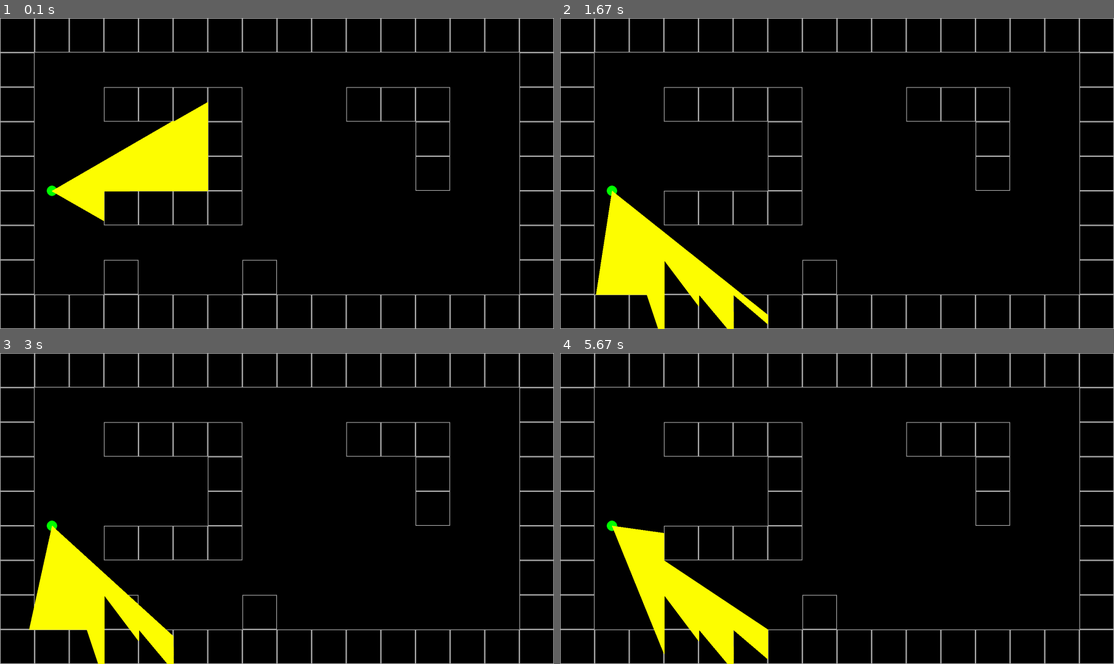
Above: before the commit, frames 1-4 (two rows, left to right).
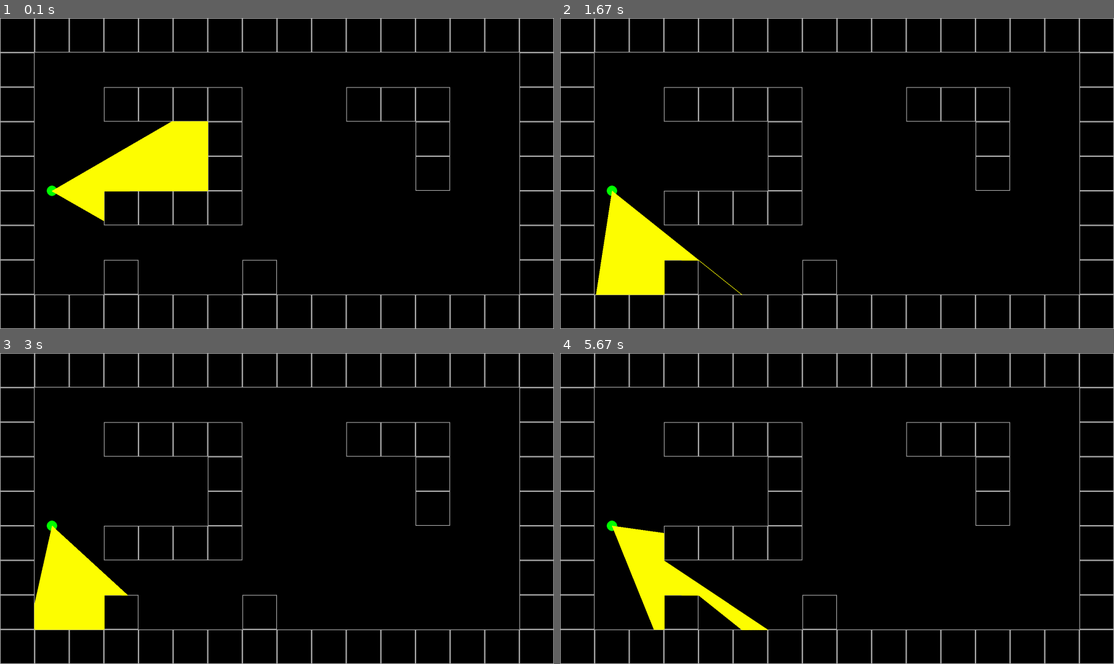
Above: after the commit, the same moments.

Repository: DonatasNoreika/pygame_doom
Game: pygame game, started from main.py
The game is run twice, just before and just after one commit, with the same random seed, the same clock (stepped at 60 frames per second) and the same inputs.
Inputs:
- Up to frame 1 (0.1 s): no input
- Up to frame 2 (1.67 s): hold Right 0.33-0.8 s; hold Right 0.83-1.3 s; hold Left from 1.33 s (still down)
- Up to frame 3 (3 s): release Left at 1.87 s; hold Left 1.9-2.3 s; hold Right 2.33-2.97 s
- Up to frame 4 (5.67 s): hold Left 3-3.47 s; hold Right 3.5-3.97 s; hold Right 4-4.47 s; hold Left 4.5-5.03 s; hold Left 5.07-5.47 s; hold Right from 5.5 s (still down)

The runs differ from the first frame. In frame 1, 0.2% of the frame differs, in the area x 10-38%, y 26-55%; in frame 2, 1.8%, in the area x 12-38%, y 59-100%; in frame 3, 1.4%; in frame 4, 1.8%.

Commit message:
Pataisytas bugas! Raycasting debug done!

Diff:
--- a/raycasting.py
+++ b/raycasting.py
@@ -51,7 +51,7 @@
                 depth_vert += delta_depth
 
             # depth
-            if delta_depth < depth_hor:
+            if depth_vert < depth_hor:
                 depth = depth_vert
             else:
                 depth = depth_hor
